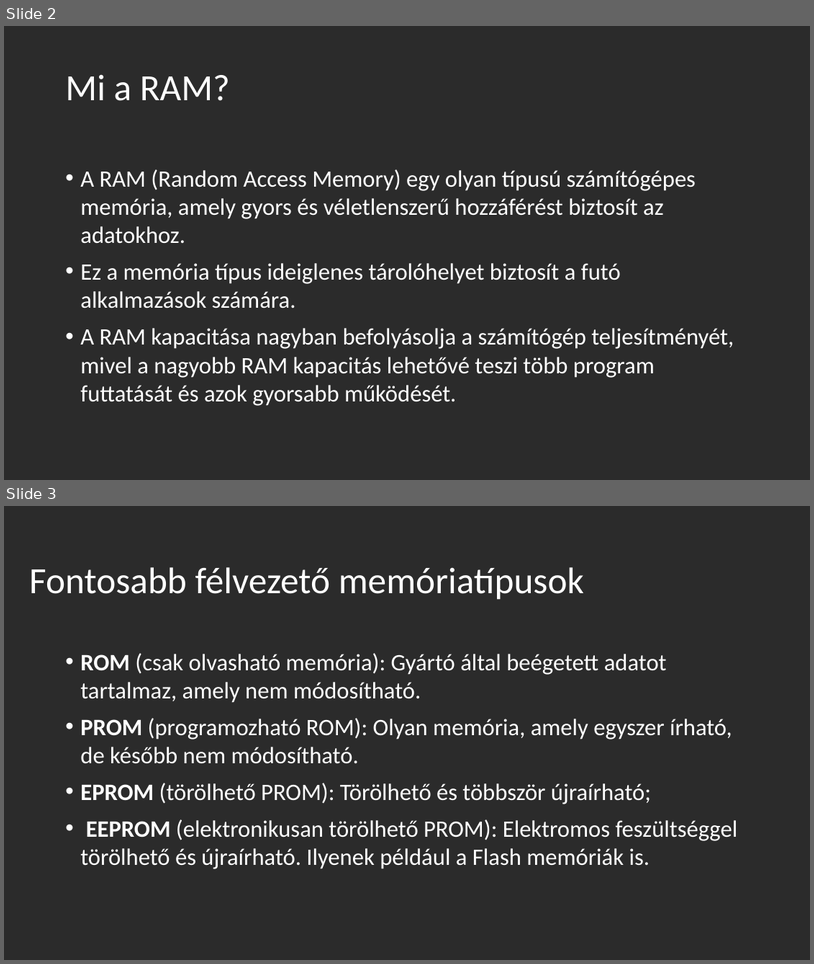
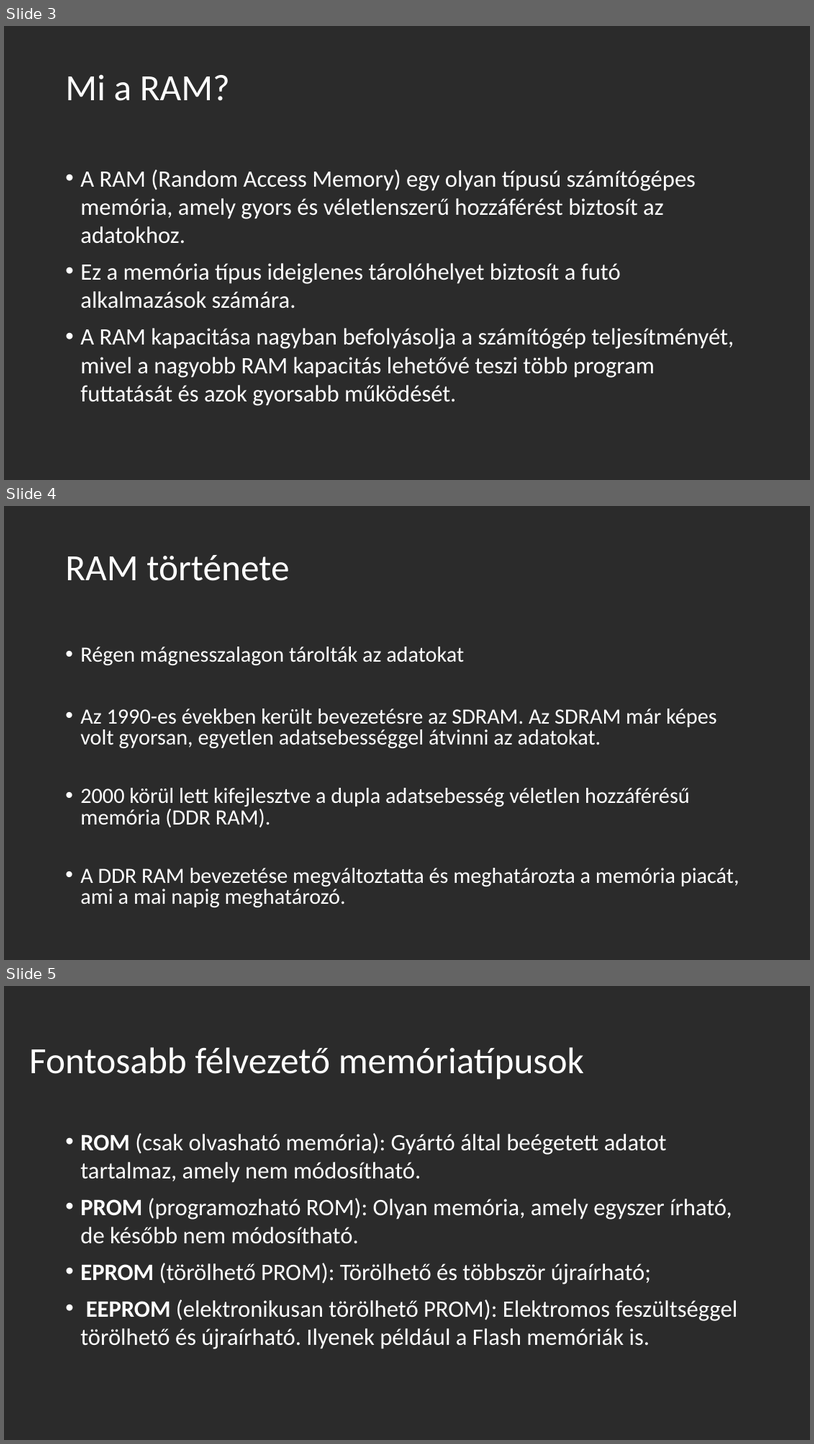
Before and after one commit to OsziMisi/Jozsika, a slide deck: processzor + memoria.pptx. Shown one above the other, each under a label of ours: slides 2 and 3 before the commit, slides 3, 4 and 5 after it. The pictures are 814x964 and 814x1444 pixels, drawn with LibreOffice and Linux fonts; fonts in the diff are those of the drawing; background and template pictures are left out; a plain dark background stands for a picture behind light text. Boxes give left, top, right and bottom in pixels: in the first picture for what was removed or moved away, otherwise in the second. Text is boxed around its words. In the diff, an @@ line names an element or a change of style, - is before the commit and + after.

```diff
--- a/processzor + memoria.pptx
+++ b/processzor + memoria.pptx
@@ slide 4 added at <box>4,506,810,960</box>, background picture (left out) @@
@@ title added at <box>65,555,289,581</box>, 44 pt, text #FFFFFF @@
+RAM története
@@ text added at <box>80,646,740,907</box>, 25.9 pt, text #FFFFFF @@
+• Régen mágnesszalagon tárolták az adatokat
+• Az 1990-es években került bevezetésre az SDRAM. Az SDRAM már képes volt gyorsan, egyetlen adatsebességgel átvinni az adatokat.
+• 2000 körül lett kifejlesztve a dupla adatsebesség véletlen hozzáférésű memória (DDR RAM).
+• A DDR RAM bevezetése megváltoztatta és meghatározta a memória piacát, ami a mai napig meghatározó.
@@ what was slide 2 is now slide 3 @@
@@ what was slide 3 is now slide 5 @@
```
Also in this commit, not shown: 7 other slides added.
